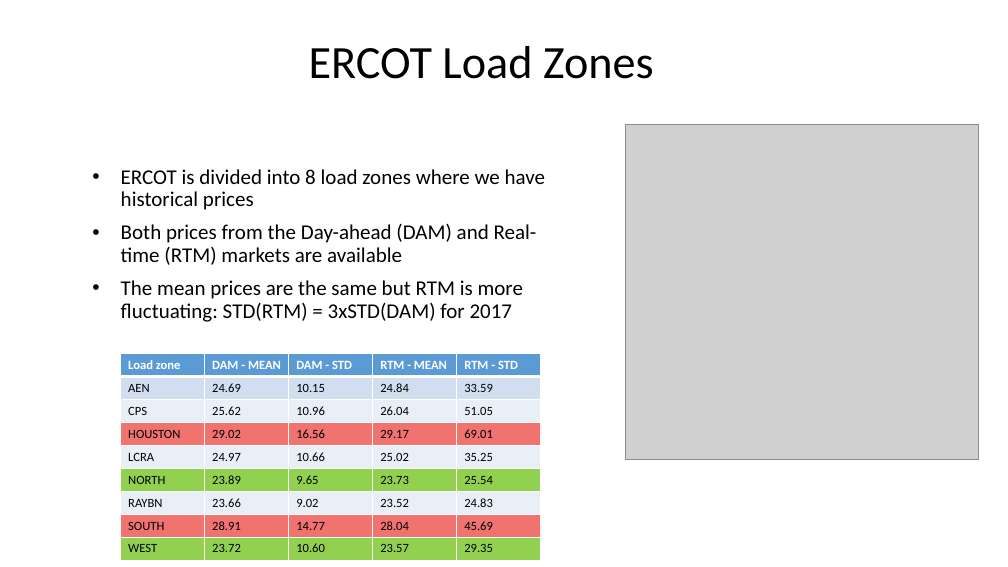
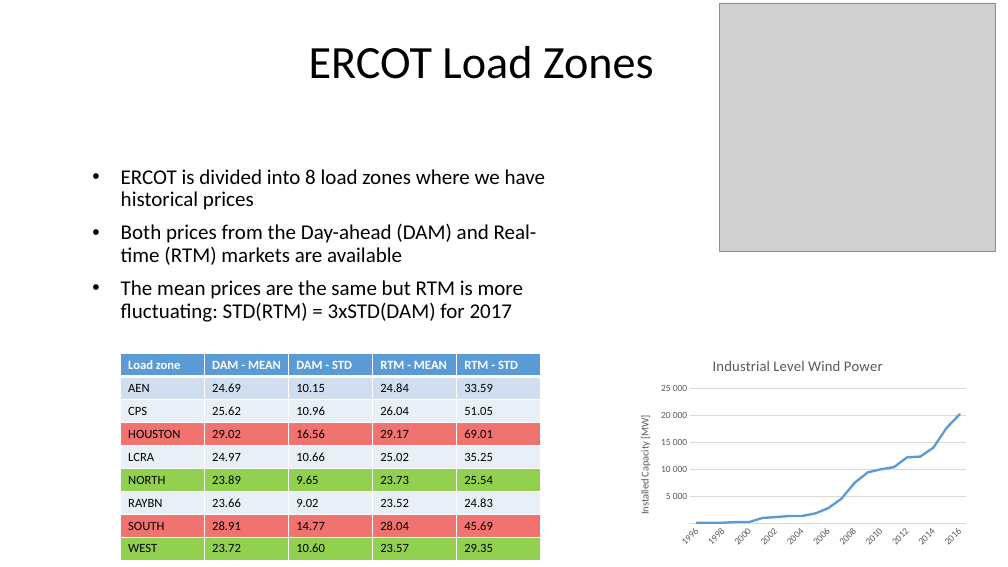
Before and after one commit to espenfb/HEIM, a slide deck: slide 5 of results/results.pptx (slide 4 before the commit). Drawn at 1008x567 pixels with LibreOffice and Linux fonts; fonts in the diff are those of the drawing; grey boxes stand for pictures. Boxes give left, top, right and bottom in pixels: in the first picture for what was removed or moved away, otherwise in the second. Text is boxed around its words. In the diff, an @@ line names an element or a change of style, - is before the commit and + after.

```diff
--- a/results/results.pptx
+++ b/results/results.pptx
@@ picture: place and size @@
-picture at <box>625,124,979,459</box>
+picture at <box>720,3,996,252</box>
@@ line chart added at <box>623,345,974,551</box> @@
+title "Industrial Level Wind Power "
+categories: 1996, 1997, 1998, 1999, 2000, 2001, 2002, 2003, 2004, 2005, 2006, 2007, 2008, 2009, 2010, 2011, 2012, 2013, 2014, 2015, 2016
+Series 1: 0, 0, 0, 200, 200, 900, 1100, 1300, 1300, 1800, 2700, 4500, 7400, 9400, 10000, 10400, 12200, 12300, 14000, 17700, 20200
```
Also in this commit, not shown: 1 other slide changed, 2 slides added, 6 other files.
